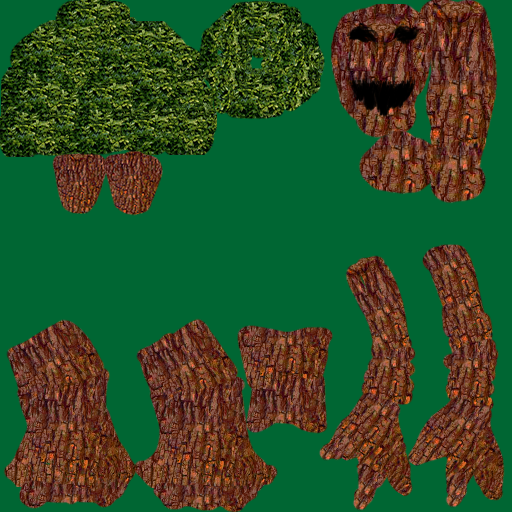
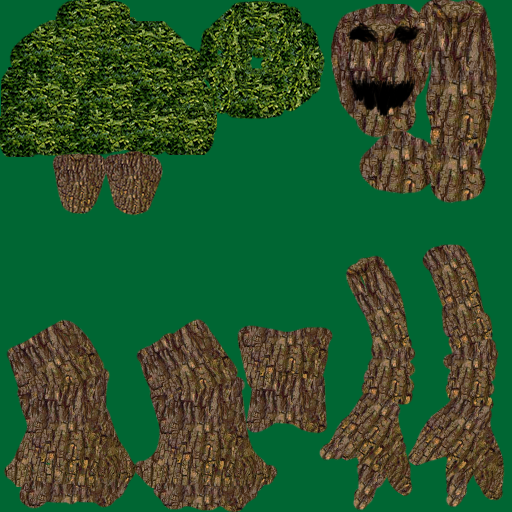
Layer changes from the first w=512, h=512 image to the second:
painted on "Bark" over bbox(4, 0, 505, 512)
